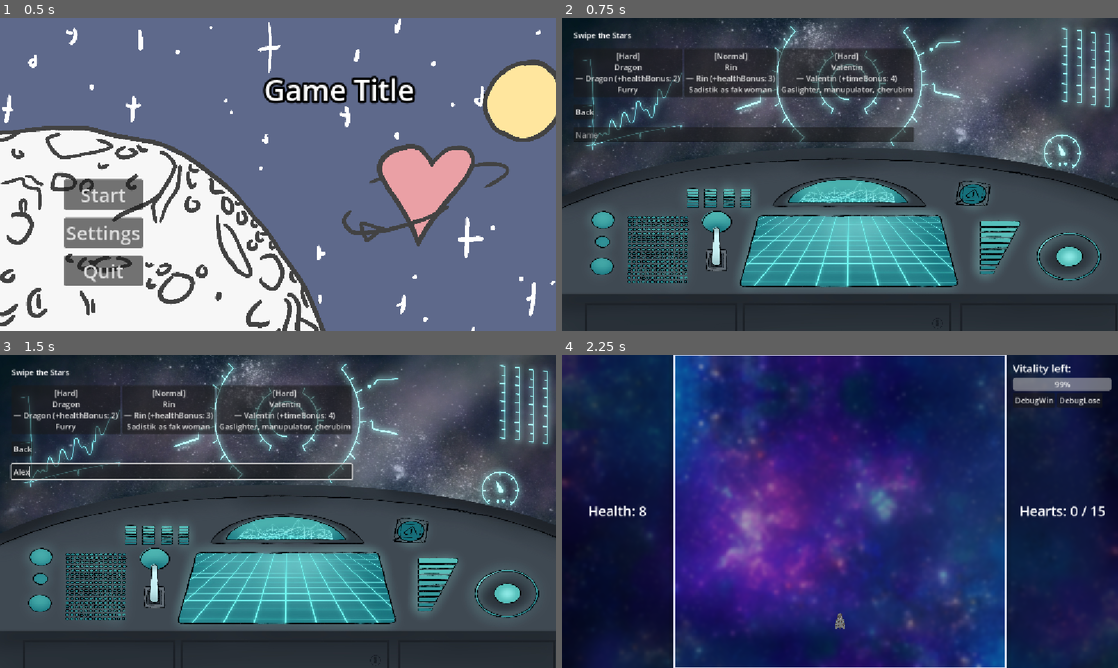
Above: before the commit, frames 1-4 (two rows, left to right).
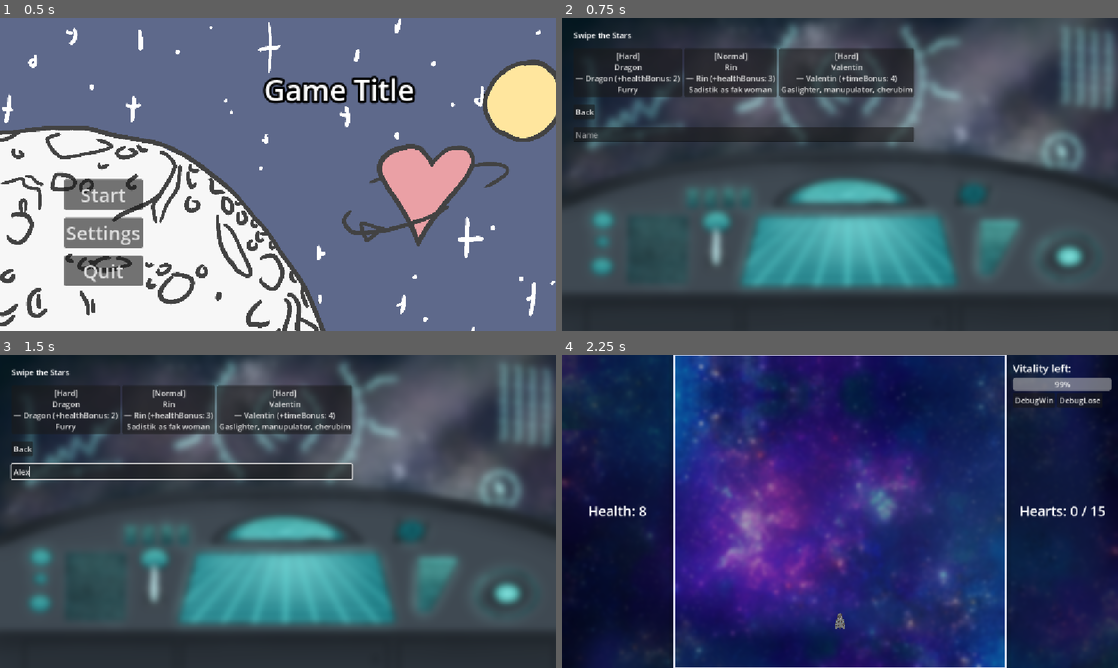
Above: after the commit, the same moments.

Repository: RobinPilt/UTGJ2025_c4
Game: Godot game, scene res://scenes/core/main.tscn
The game is run twice, just before and just after one commit, with the same random seed, the same clock (stepped at 60 frames per second) and the same inputs.
Inputs (mouse positions are in pixels of both pictures, inside the frame that each line leads up to):
- Up to frame 1 (0.5 s): no input
- Up to frame 2 (0.75 s): click "Start" at 0.5 s
- Up to frame 3 (1.5 s): click (183, 470) at 1.27 s; type "Alex" at 1.35 s
- Up to frame 4 (2.25 s): click "[Normal] Rin — Rin (+healthBo…" at 2 s

Frame 1 is identical in both runs. In frame 2, 9.0% of the frame differs, in the area x 0-100%, y 0-87%; in frame 3, 9.0%; in frame 4, nothing differs.

Commit message:
Dating backgrounds

Diff:
--- a/koguja/scenes/ui/DatingApp.gd
+++ b/koguja/scenes/ui/DatingApp.gd
@@ -26,6 +26,7 @@
 		"blurb": "Sassy lil bitch, he's your type of man, mating is must, he chill.",
 		"sprite_path": "res://assets/art/char/foxa.png",
 		"sprite_path2": "res://assets/art/char/foxablush.png",
+		"wedding_art": "res://assets/art/D8316F01-AAA9-44E4-85E3-2E0F52B91CCF.png",
 		"wedding_text": ["", ""],
 		"divorce_text": ["", ""]
 	},
@@ -36,6 +37,7 @@
 		"blurb": "Calm, and a dick, leader kinda shit.",
 		"sprite_path": "res://assets/art/char/lucy.png",
 		"sprite_path2": "res://assets/art/char/lucyblush.png",
+		"wedding_art": "res://assets/art/3F470535-3182-45EE-A5A8-2C2AC87E3284.png",
 		"wedding_text": ["Sample wedding text.", "Sample"],
 		"divorce_text": ["Sample divorce text.", "Sample"]
 	},
@@ -46,6 +48,7 @@
 		"blurb": "A bad bitch, liar, will take your money, snu snu, rip pelvis.",
 		"sprite_path": "res://assets/art/char/saask.png",
 		"sprite_path2": "res://assets/art/char/saaskblush.png",
+		"wedding_art": "res://assets/art/D8316F01-AAA9-44E4-85E3-2E0F52B91CCF.png",
 		"wedding_text": ["Sample wedding text.", "Sample"],
 		"divorce_text": ["Sample divorce text.", "Sample"]
 	},
@@ -56,6 +59,7 @@
 		"blurb": "Rock hard, stoned, water? this thing is also chill.",
 		"sprite_path": "res://assets/art/char/aquarius.png",
 		"sprite_path2": "res://assets/art/char/aquariusblush.png",
+		"wedding_art": "res://assets/art/9024F3A8-74F1-4787-A083-766A9CAC266B.png",
 		"wedding_text": ["Sample wedding text.", "Sample"],
 		"divorce_text": ["Sample divorce text.", "Sample"]
 	},
@@ -66,6 +70,7 @@
 		"blurb": "Furry",
 		"sprite_path": "res://assets/art/char/dragon.png",
 		"sprite_path2": "res://assets/art/char/dragonblush.png",
+		"wedding_art": "res://assets/art/3F470535-3182-45EE-A5A8-2C2AC87E3284.png",
 		"wedding_text": ["Sample wedding text.", "Sample"],
 		"divorce_text": ["Sample divorce text.", "Sample"]
 	},
@@ -76,6 +81,7 @@
 		"blurb": "Sadistik as fak woman",
 		"sprite_path": "res://assets/art/char/rin.png",
 		"sprite_path2": "res://assets/art/char/rinblush.png",
+		"wedding_art": "res://assets/art/3F470535-3182-45EE-A5A8-2C2AC87E3284.png",
 		"wedding_text": ["Sample wedding text.", "Sample"],
 		"divorce_text": ["Sample divorce text.", "Sample"]
 	},
@@ -86,6 +92,7 @@
 		"blurb": "Wild woman, chemistry stuff, sadistic?",
 		"sprite_path": "res://assets/art/char/serena.png",
 		"sprite_path2": "res://assets/art/char/serenablush.png",
+		"wedding_art": "res://assets/art/9024F3A8-74F1-4787-A083-766A9CAC266B.png",
 		"wedding_text": ["Sample wedding text.", "Sample"],
 		"divorce_text": ["Sample divorce text.", "Sample"]
 	},
@@ -96,6 +103,7 @@
 		"blurb": "Gaslighter, manupulator, cherubim",
 		"sprite_path": "res://assets/art/char/valentin.png",
 		"sprite_path2": "res://assets/art/char/valentin.png",
+		"wedding_art": "res://assets/art/D8316F01-AAA9-44E4-85E3-2E0F52B91CCF.png",
 		"wedding_text": ["Sample wedding text.", "Sample"],
 		"divorce_text": ["Sample divorce text.", "Sample"]
 	},
@@ -106,6 +114,7 @@
 		"blurb": "Alcoholic, chill dude, fight? Yes. gambler",
 		"sprite_path": "res://assets/art/char/victor.png",
 		"sprite_path2": "res://assets/art/char/victorblush.png",
+		"wedding_art": "res://assets/art/9024F3A8-74F1-4787-A083-766A9CAC266B.png",
 		"wedding_text": ["Sample wedding text.", "Sample"],
 		"divorce_text": ["Sample divorce text.", "Sample"]
 	}
--- a/koguja/scenes/ui/DatingApp.tscn
+++ b/koguja/scenes/ui/DatingApp.tscn
@@ -1,7 +1,7 @@
 [gd_scene load_steps=3 format=3 uid="uid://ckkpfxlaoi1uv"]
 
 [ext_resource type="Script" uid="uid://crigg5a3eskuv" path="res://scenes/ui/DatingApp.gd" id="1_yc0ul"]
-[ext_resource type="Texture2D" uid="uid://cog5jcyv45fqe" path="res://assets/art/paneel.jpeg" id="2_tusji"]
+[ext_resource type="Texture2D" uid="uid://d3pii3qf8irqm" path="res://assets/art/56FC27A6-A930-4702-90A6-2FAD6BE870A2.png" id="2_tusji"]
 
 [node name="DatingApp" type="Control"]
 layout_mode = 3
--- a/koguja/scenes/ui/Divorce.gd
+++ b/koguja/scenes/ui/Divorce.gd
@@ -5,6 +5,7 @@
 @onready var npc_name_label: Label = $NPCNameLabel
 @onready var npc_blurb_label: Label = $NPCBlurbLabel
 @onready var divorce_button: Button = $DivorceButton
+@onready var background: TextureRect = $Background
 
 var npc_data: Dictionary = {}
 var current_name: String = ""  # fallback name (will already include the wedding's change)
@@ -31,6 +32,17 @@
 	text_index = 0
 	next_btn = get_node_or_null("NextButton") as Button
 
+	var bg_path: String = npc_data.get("wedding_art", "") as String
+	if bg_path != "":
+		var bg_tex: Texture2D = load(bg_path)
+		if bg_tex:
+			background.texture = bg_tex
+			print("Background loaded successfully.")
+		else:
+			print("Failed to load background texture from path:", bg_path)
+	else:
+		print("No background path provided.")
+
 	if next_btn:
 		next_btn.visible = true
 		divorce_button.visible = false
@@ -45,7 +57,7 @@
 
 	_display_current_text("divorce_text")
 
-	npc_name_label.text = "You divorce: %s (%s)" % [display_name, family_name]
+	npc_name_label.text = "%s (%s)" % [display_name, family_name]
 
 	print("Trying to load sprite from path:", sprite_path)
 	if sprite_path != "":
--- a/koguja/scenes/ui/Divorce.tscn
+++ b/koguja/scenes/ui/Divorce.tscn
@@ -6,6 +6,13 @@
 layout_mode = 3
 anchors_preset = 0
 script = ExtResource("1_iloy3")
+
+[node name="Background" type="TextureRect" parent="."]
+z_index = -160
+layout_mode = 0
+offset_right = 40.0
+offset_bottom = 40.0
+scale = Vector2(0.35, 0.35)
 
 [node name="NPCNameLabel" type="Label" parent="."]
 layout_mode = 0
@@ -36,9 +43,9 @@
 
 [node name="NPCSprite" type="TextureRect" parent="."]
 layout_mode = 0
-offset_left = 540.0
+offset_left = 546.0
 offset_top = 42.0
-offset_right = 1147.0
+offset_right = 1153.0
 offset_bottom = 649.0
 size_flags_vertical = 3
 expand_mode = 2
--- a/koguja/scenes/ui/Wedding.gd
+++ b/koguja/scenes/ui/Wedding.gd
@@ -5,6 +5,7 @@
 @onready var npc_name_label: Label = $NPCNameLabel
 @onready var npc_blurb_label: Label = $NPCBlurbLabel
 @onready var marry_button: Button = $MarryButton
+@onready var background: TextureRect = $Background
 
 var npc_data: Dictionary = {}
 var current_name: String = ""  # fallback name
@@ -50,8 +51,19 @@
 	_display_current_text("wedding_text")
 
 	var sprite_path: String = npc_data.get("sprite_path2", "") as String
-	npc_name_label.text = "You married: %s (%s)" % [display_name, family_name]
+	npc_name_label.text = "%s (%s)" % [display_name, family_name]
 	# npc_blurb_label is set by _display_current_text already
+
+	var bg_path: String = npc_data.get("wedding_art", "") as String
+	if bg_path != "":
+		var bg_tex: Texture2D = load(bg_path)
+		if bg_tex:
+			background.texture = bg_tex
+			print("Background loaded successfully.")
+		else:
+			print("Failed to load background texture from path:", bg_path)
+	else:
+		print("No background path provided.")
 
 	print("Trying to load sprite from path:", sprite_path)
 	if sprite_path != "":
--- a/koguja/scenes/ui/Wedding.tscn
+++ b/koguja/scenes/ui/Wedding.tscn
@@ -10,6 +10,13 @@
 grow_horizontal = 2
 grow_vertical = 2
 script = ExtResource("1_jmarl")
+
+[node name="Background" type="TextureRect" parent="."]
+z_index = -160
+layout_mode = 0
+offset_right = 40.0
+offset_bottom = 40.0
+scale = Vector2(0.35, 0.35)
 
 [node name="NPCNameLabel" type="Label" parent="."]
 layout_mode = 0
@@ -40,9 +47,9 @@
 
 [node name="NPCSprite" type="TextureRect" parent="."]
 layout_mode = 0
-offset_left = 540.0
+offset_left = 546.0
 offset_top = 42.0
-offset_right = 1147.0
+offset_right = 1153.0
 offset_bottom = 649.0
 size_flags_vertical = 3
 expand_mode = 2
